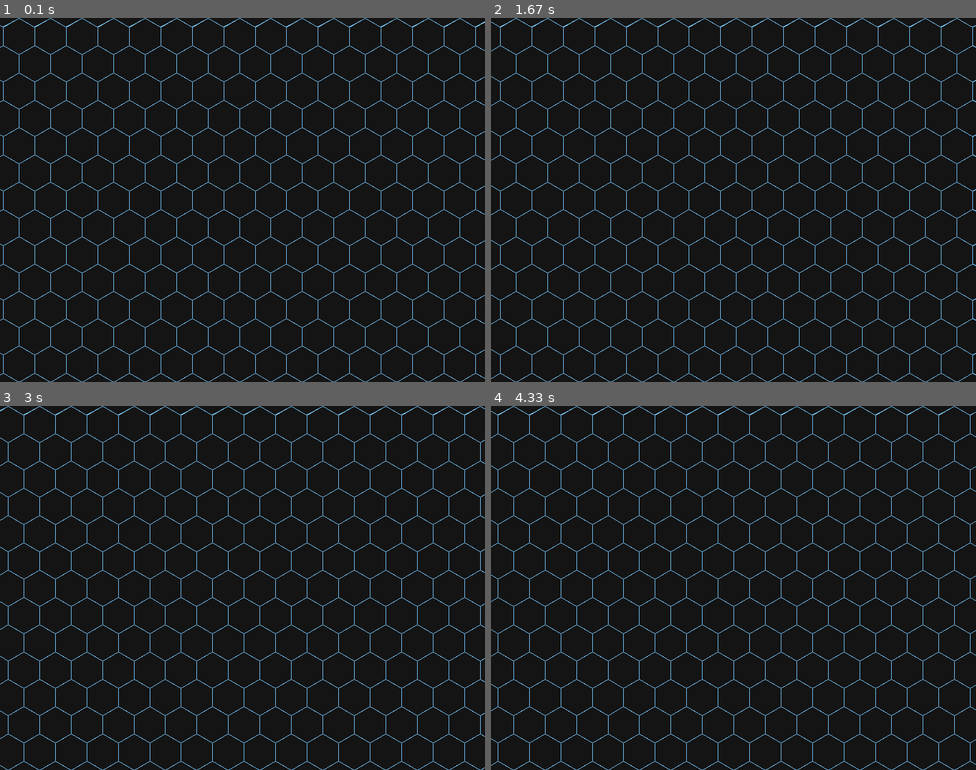
Above: before the commit, frames 1-4 (two rows, left to right).
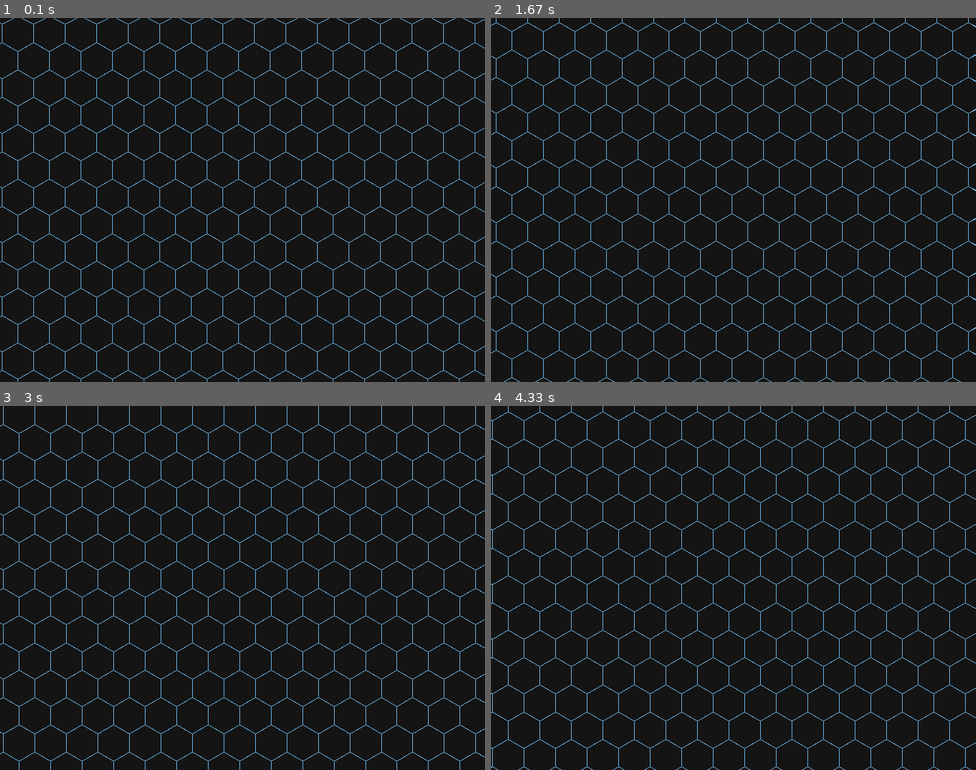
Above: after the commit, the same moments.

Repository: 0utsights/Projects
Game: pygame game, started from PygameHexgridDemo.py
Same seed, same stepped clock (60 frames per second), same inputs: the game is played once before the commit and once after it.
Inputs:
- Up to frame 1 (0.1 s): no input
- Up to frame 2 (1.67 s): no input
- Up to frame 3 (3 s): no input
- Up to frame 4 (4.33 s): no input

The runs differ from the first frame. In frame 1, 7.1% of the frame differs, in the area x 0-100%, y 0-100%; in frame 2, 6.9%; in frame 3, 7.0%; in frame 4, 7.1%.

Commit message:
failed attempt at loop with pan (test with ai)

Diff:
--- a/PygameHexgridDemo.py
+++ b/PygameHexgridDemo.py
@@ -5,50 +5,88 @@
 screen = pygame.display.set_mode((W, H))
 clock = pygame.time.Clock()
 
-size = 30
+size = 30  # outer radius
 
 def axial_to_pixel(q, r, s):
+    # pointy-top axial -> pixel (Red Blob)
     x = math.sqrt(3) * s * (q + r/2)
     y = 1.5 * s * r
     return x, y
 
+def pixel_to_axial(x, y, s):
+    # inverse of the above (pointy-top)
+    q = (math.sqrt(3)/3 * x - 1/3 * y) / s
+    r = (2/3 * y) / s
+    return q, r
+
+def cube_round(q, r):
+    # axial (q,r) -> cube (x,y,z), round, back to axial
+    x = q
+    z = r
+    y = -x - z
+
+    rx, ry, rz = round(x), round(y), round(z)
+
+    dx, dy, dz = abs(rx - x), abs(ry - y), abs(rz - z)
+    if dx > dy and dx > dz:
+        rx = -ry - rz
+    elif dy > dz:
+        ry = -rx - rz
+    else:
+        rz = -rx - ry
+
+    return int(rx), int(rz)  # back to axial q,r
+
 def hex_points(cx, cy, s):
     pts = []
     for i in range(6):
-        a = math.radians(60*i - 30)
+        a = math.radians(60*i - 30)  # pointy-top
         pts.append((cx + s*math.cos(a), cy + s*math.sin(a)))
     return pts
 
 # camera in world pixels
 cam_x, cam_y = 0.0, 0.0
-vx, vy = 60.0, 0.0  # pixels/second (pan right)
+vx, vy = 80.0, 50.0  # pixels per second
 
-# how many hex coords to draw around the camera (overshoot is fine)
-Q_RANGE = 25
-R_RANGE = 25
+# how many hexes around camera-center to draw
+Q_RANGE = 22
+R_RANGE = 22
+
+# optional: wrap in AXIAL space to guarantee "wallpaper repeat"
+PERIOD = 80  # bigger = less obvious repetition
 
 running = True
 while running:
-    dt = clock.tick(60) / 1000.0  # seconds
+    dt = clock.tick(60) / 1000.0
     for e in pygame.event.get():
         if e.type == pygame.QUIT:
             running = False
 
-    # move camera (this is the panning)
     cam_x += vx * dt
     cam_y += vy * dt
 
+    # Find which hex the camera is near (in axial coords)
+    fq, fr = pixel_to_axial(cam_x, cam_y, size)
+    cq, cr = cube_round(fq, fr)
+
+    # Wrap the *center hex* so the pattern repeats forever
+    cq %= PERIOD
+    cr %= PERIOD
+
     screen.fill((20, 20, 20))
 
-    # pick an approximate "center hex" to loop around
-    # (simple approach: just loop a fixed box; good enough for now)
-    for q in range(-Q_RANGE, Q_RANGE + 1):
-        for r in range(-R_RANGE, R_RANGE + 1):
-            wx, wy = axial_to_pixel(q, r, size)      # world coords
-            sx = wx - cam_x + W/2                    # to screen
+    # Draw a window around the camera-center hex
+    for dq in range(-Q_RANGE, Q_RANGE + 1):
+        for dr in range(-R_RANGE, R_RANGE + 1):
+            q = cq + dq
+            r = cr + dr
+
+            wx, wy = axial_to_pixel(q, r, size)
+
+            # world -> screen: subtract camera, then center
+            sx = wx - cam_x + W/2
             sy = wy - cam_y + H/2
 
-            # quick cull: skip drawing if it's far off-screen
             if sx < -2*size or sx > W + 2*size or sy < -2*size or sy > H + 2*size:
                 continue
 
